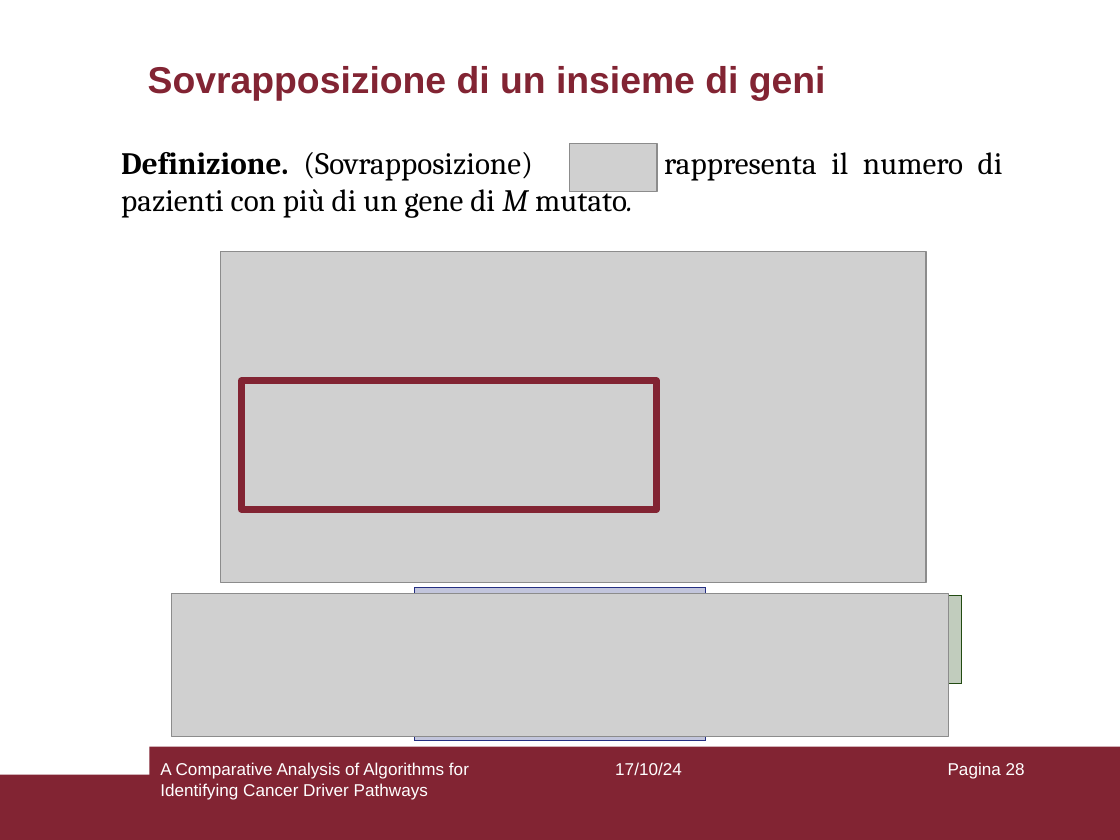
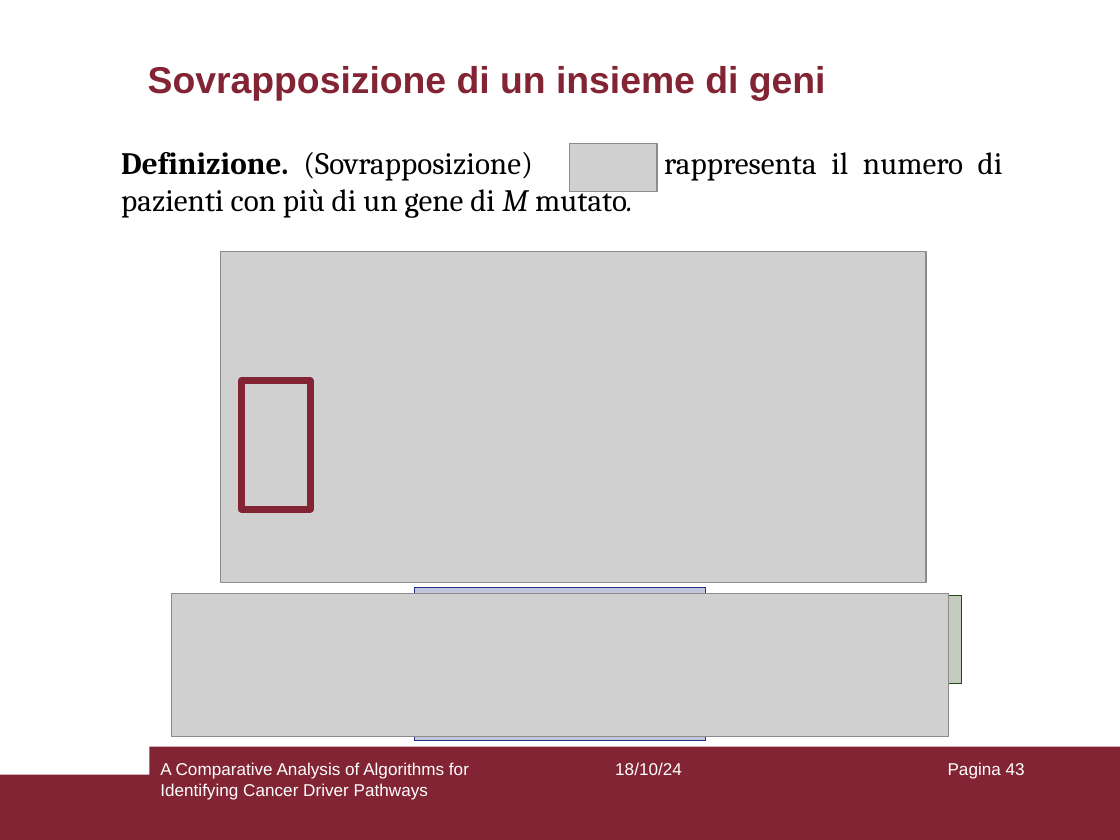
Before and after one commit to aflaag/bsc-thesis, a slide deck: slide 43 of presentation/slides.odp (slide 28 before the commit). Drawn at 1120x840 pixels with LibreOffice and Linux fonts; fonts in the diff are those of the drawing; grey boxes stand for pictures. Boxes give left, top, right and bottom in pixels: in the first picture for what was removed or moved away, otherwise in the second. Text is boxed around its words. In the diff, an @@ line names an element or a change of style, - is before the commit and + after.

```diff
--- a/presentation/slides.odp
+++ b/presentation/slides.odp
@@ rectangle: place and size @@
-rectangle at [242, 381, 657, 510]
+rectangle at [242, 381, 310, 510]
@@ text at [615, 762, 682, 775]: text changed @@
-17/10/24
+18/10/24
@@ page number at [948, 762, 1025, 779]: text changed @@
-Pagina 28
+Pagina 43
```
Also in this commit, not shown: 49 other slides changed, 15 slides added, 2 other files.
